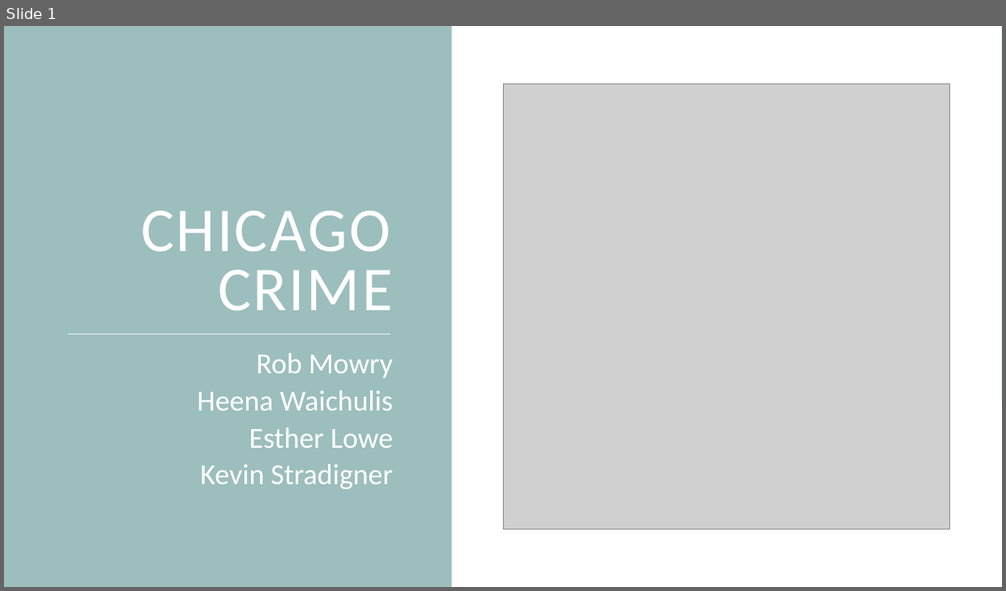
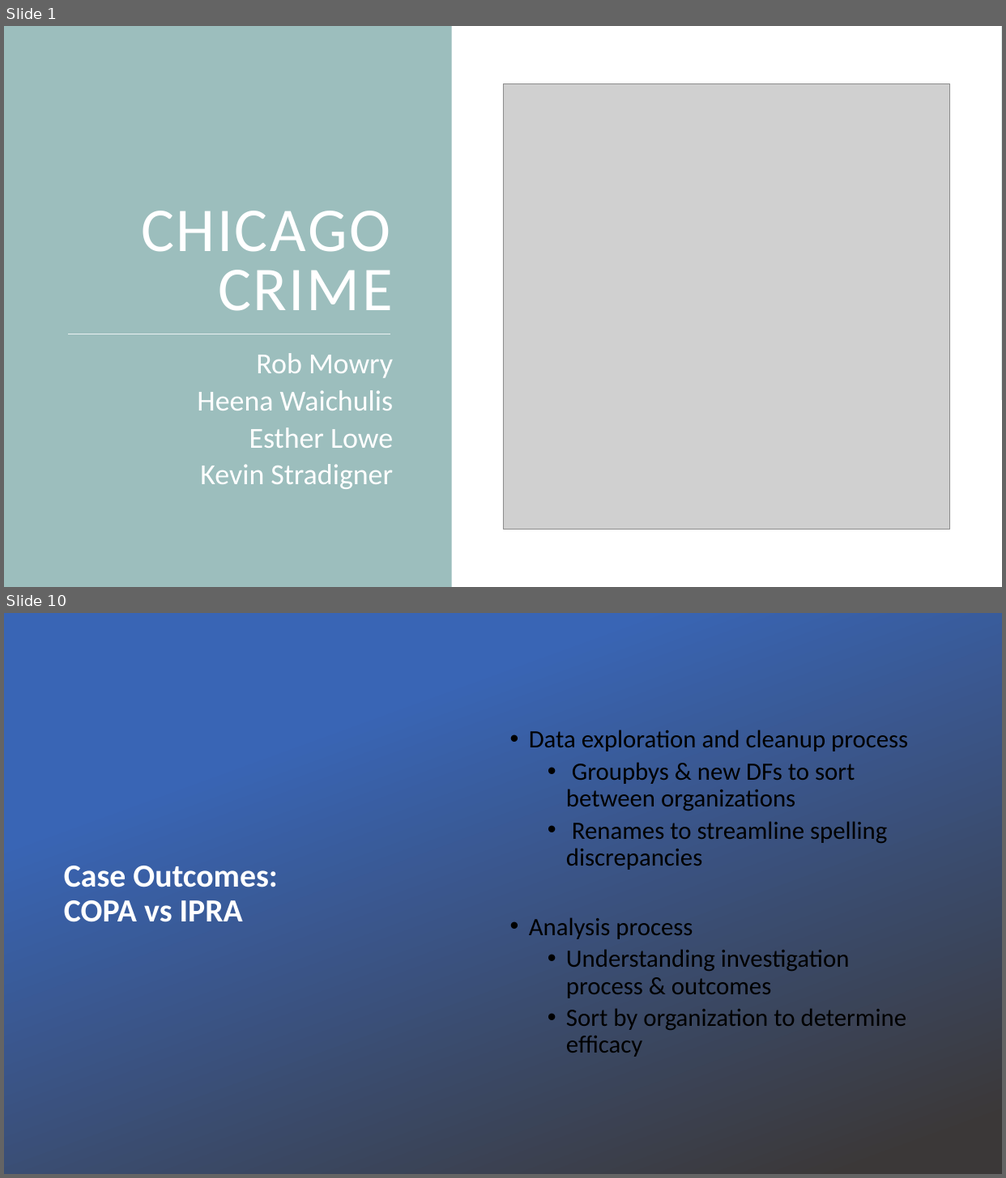
Before and after one commit to ELLowe/20190622_Group_1, a slide deck: MSWL_Chicago_Crime.pptx. Shown one above the other, each under a label of ours: slide 1 before the commit, slides 1 and 10 after it; the slides between them are not shown. The pictures are 1006x591 and 1006x1178 pixels, drawn with LibreOffice and Linux fonts; fonts in the diff are those of the drawing; grey boxes stand for pictures; background and template pictures are left out. Boxes give left, top, right and bottom in pixels: in the first picture for what was removed or moved away, otherwise in the second. Text is boxed around its words. In the diff, an @@ line names an element or a change of style, - is before the commit and + after.

```diff
--- a/MSWL_Chicago_Crime.pptx
+++ b/MSWL_Chicago_Crime.pptx
@@ slide 10 added at (4,613,1002,1174), background picture (left out) @@
@@ rectangle added at (4,613,1002,1174), fill gradient #3965B5 to #3B3838 @@
@@ text added at (529,730,908,1057), 24 pt, text #000000 @@
+• Data exploration and cleanup process
+  • Groupbys & new DFs to sort between organizations
+  • Renames to streamline spelling discrepancies
+• Analysis process
+  • Understanding investigation process & outcomes
+  • Sort by organization to determine efficacy
@@ title added at (64,866,277,922), 31 pt, text #FFFFFF, bold @@
+Case Outcomes: COPA vs IPRA
```
Also in this commit, not shown: 28 other slides added, 5 slides removed, 7 other files.
